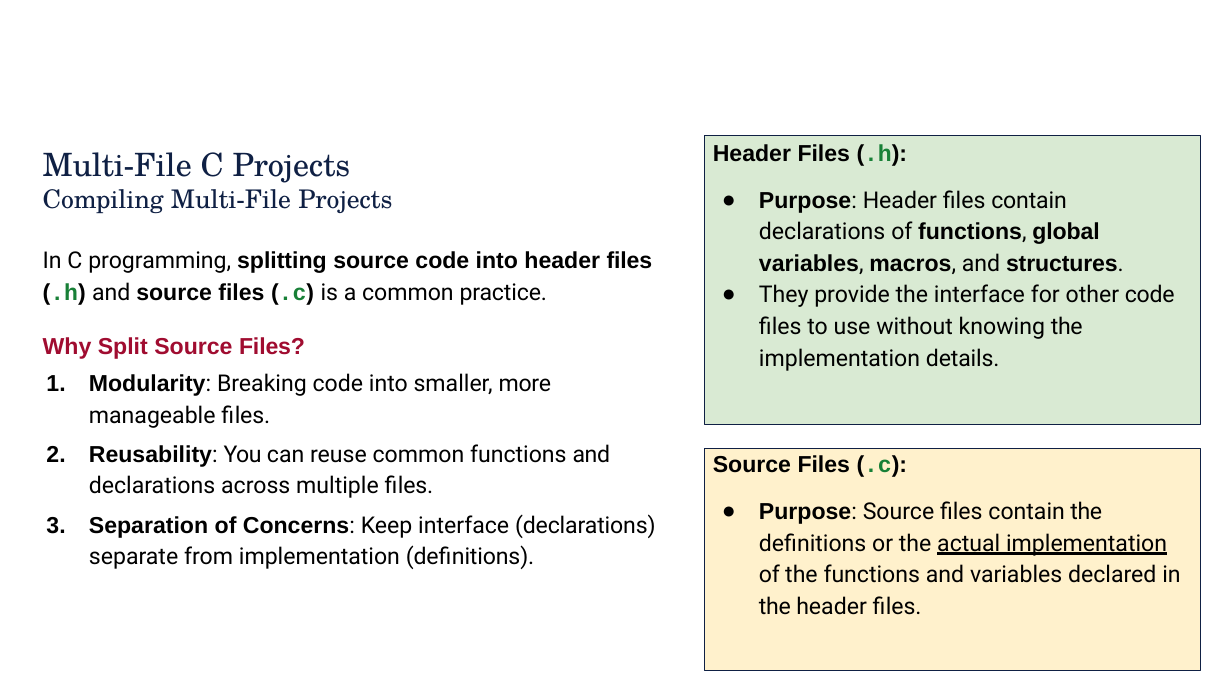
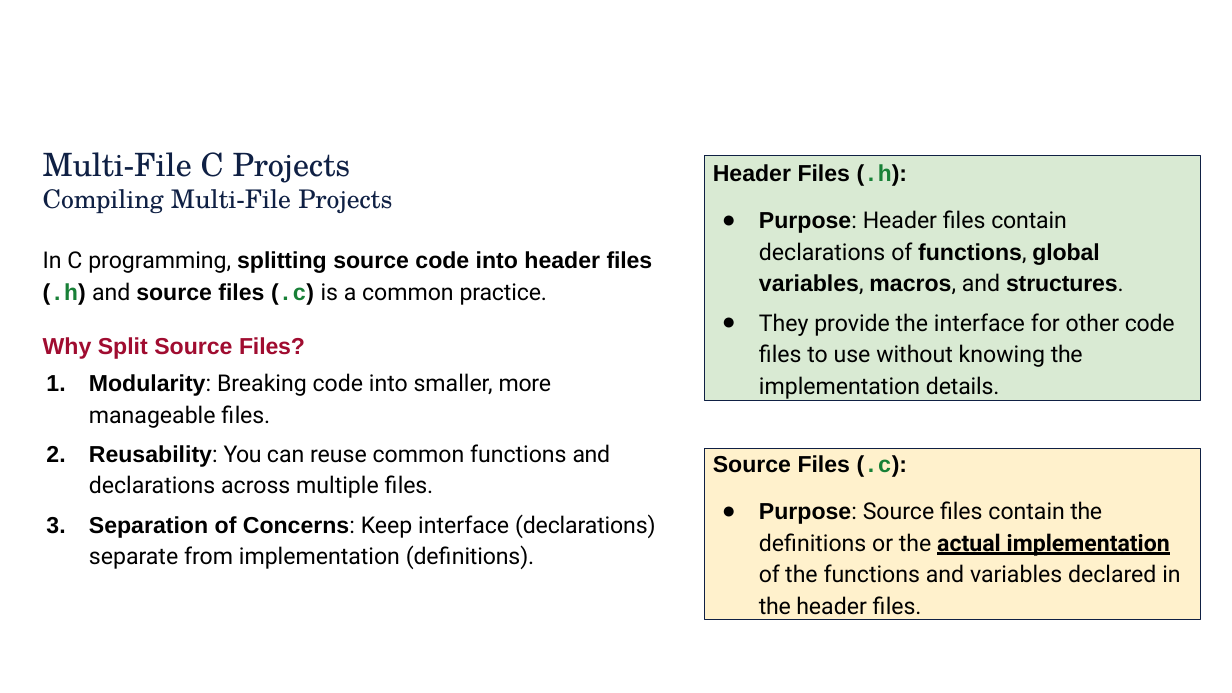
Before and after one commit to rbjohns8/CSC362-Spring-2026, a slide deck: slide 3 of Lecture Slides/08 - Compiling Multi-File Projects.pptx. Drawn at 1232x693 pixels with LibreOffice and Linux fonts; fonts in the diff are those of the drawing; background and template pictures are left out. Boxes give left, top, right and bottom in pixels: in the first picture for what was removed or moved away, otherwise in the second. Text is boxed around its words. In the diff, an @@ line names an element or a change of style, - is before the commit and + after.

Commit message:
Adding Lecture 09

```diff
--- a/Lecture Slides/08 - Compiling Multi-File Projects.pptx
+++ b/Lecture Slides/08 - Compiling Multi-File Projects.pptx
@@ rectangle "Header Files (.h):": place and size @@
-rectangle "Header Files (.h):" at bbox=[704, 135, 1201, 424]
+rectangle "Header Files (.h):" at bbox=[704, 156, 1201, 401]
@@ text in rectangle at bbox=[759, 210, 1124, 294]: more space between paragraphs @@
@@ rectangle "Source Files (.c):": place and size @@
-rectangle "Source Files (.c):" at bbox=[704, 448, 1201, 671]
+rectangle "Source Files (.c):" at bbox=[704, 448, 1201, 619]
@@ text in rectangle at bbox=[759, 501, 1180, 615]: bold on in "actual implementation" @@
```
Also in this commit, not shown: 4 other slides changed, 38 other files.
